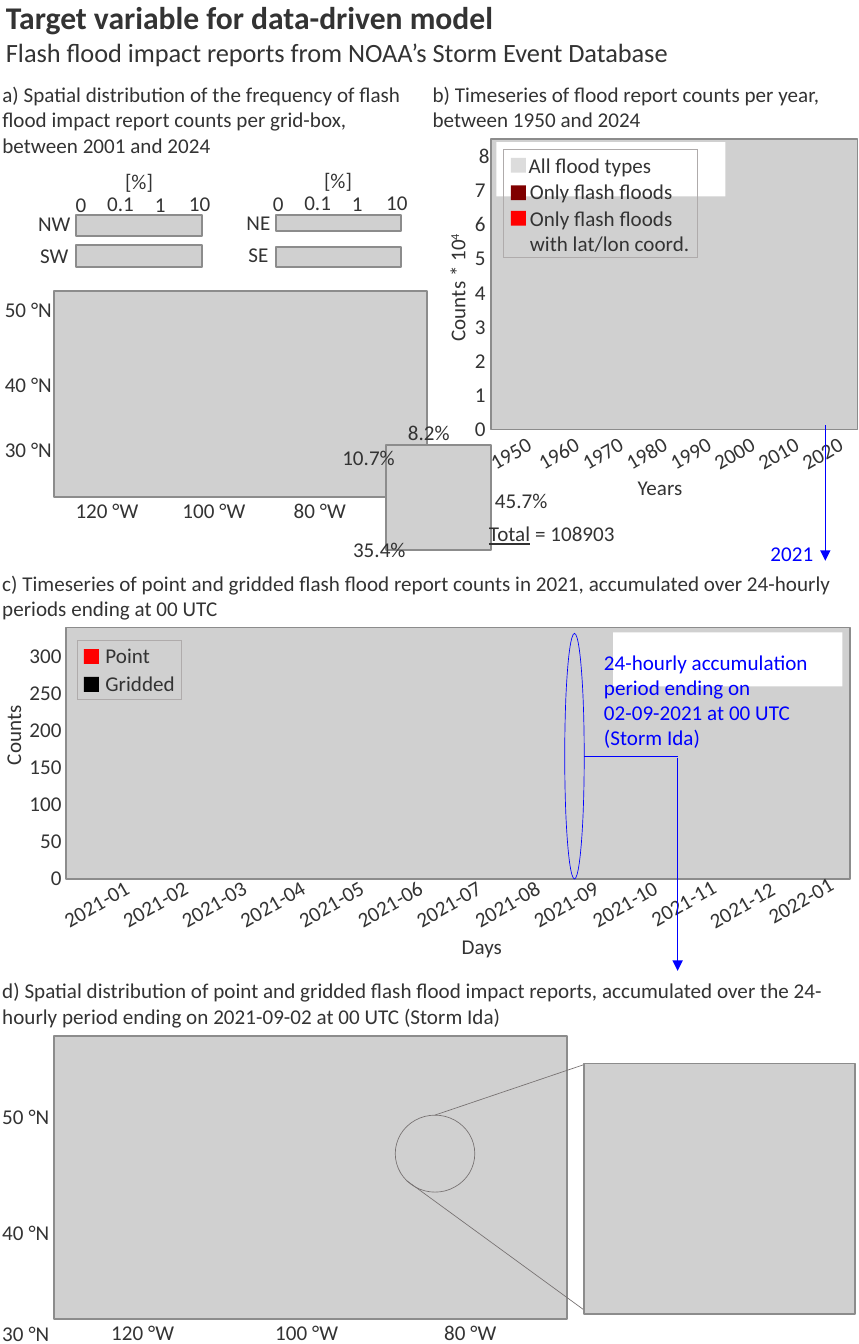
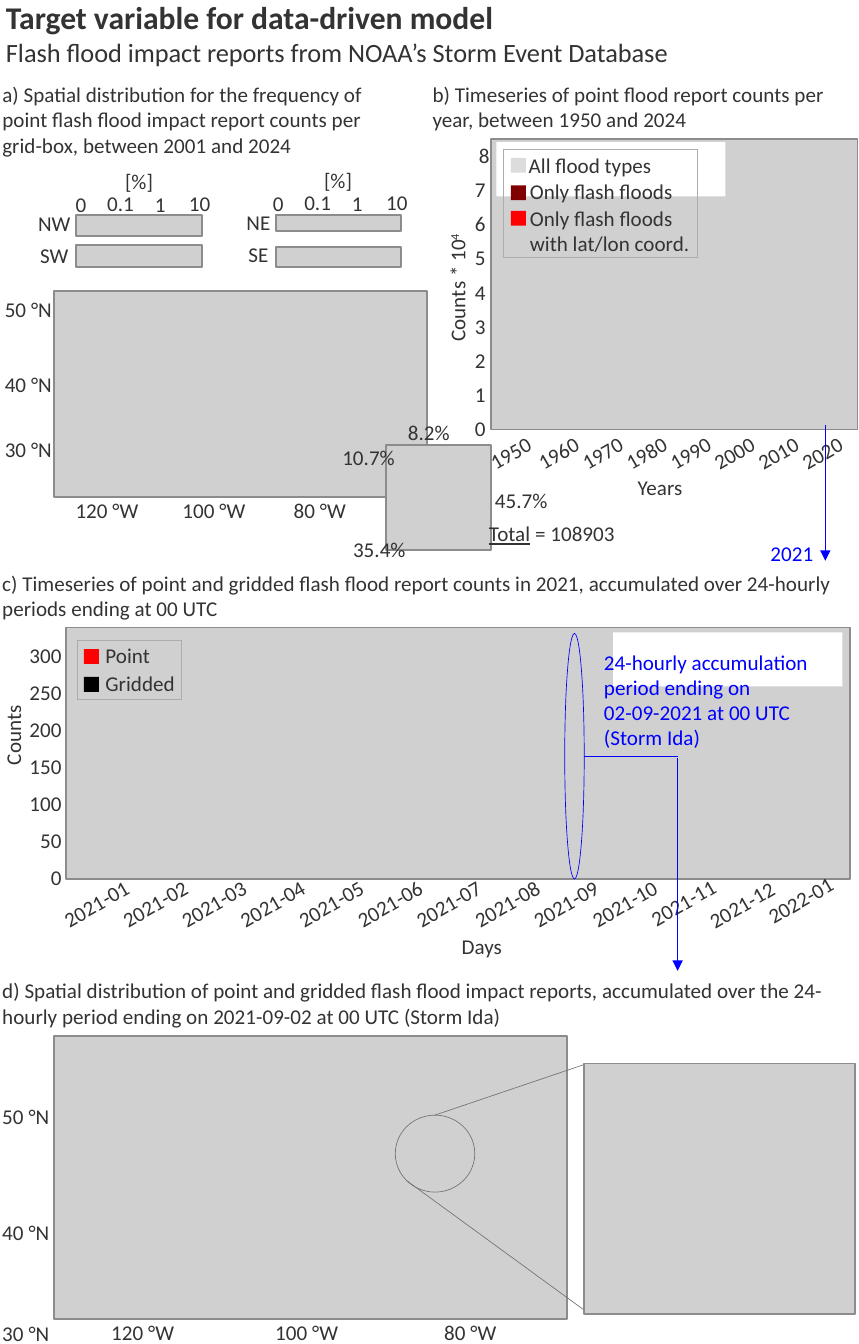
Before and after one commit to FatimaPillosu/thesis, a slide deck: slide 1 of chapter_04/figures/sed_ff_reports.pptx. Drawn at 859x1344 pixels with LibreOffice and Linux fonts; fonts in the diff are those of the drawing; grey boxes stand for pictures. Boxes give left, top, right and bottom in pixels: in the first picture for what was removed or moved away, otherwise in the second. Text is boxed around its words. In the diff, an @@ line names an element or a change of style, - is before the commit and + after.

Commit message:
removed the sed reports from the methods

```diff
--- a/chapter_04/figures/sed_ff_reports.pptx
+++ b/chapter_04/figures/sed_ff_reports.pptx
@@ text at [2, 87, 362, 157]: text changed @@
-a) Spatial distribution of the frequency of flash flood impact report counts per grid-box, between 2001 and 2024
+a) Spatial distribution for the frequency of point flash flood impact report counts per grid-box, between 2001 and 2024
@@ text at [433, 87, 823, 131]: text changed @@
-b) Timeseries of flood report counts per year, between 1950 and 2024
+b) Timeseries of point flood report counts per year, between 1950 and 2024
```
Also in this commit, not shown: 3 other files.
